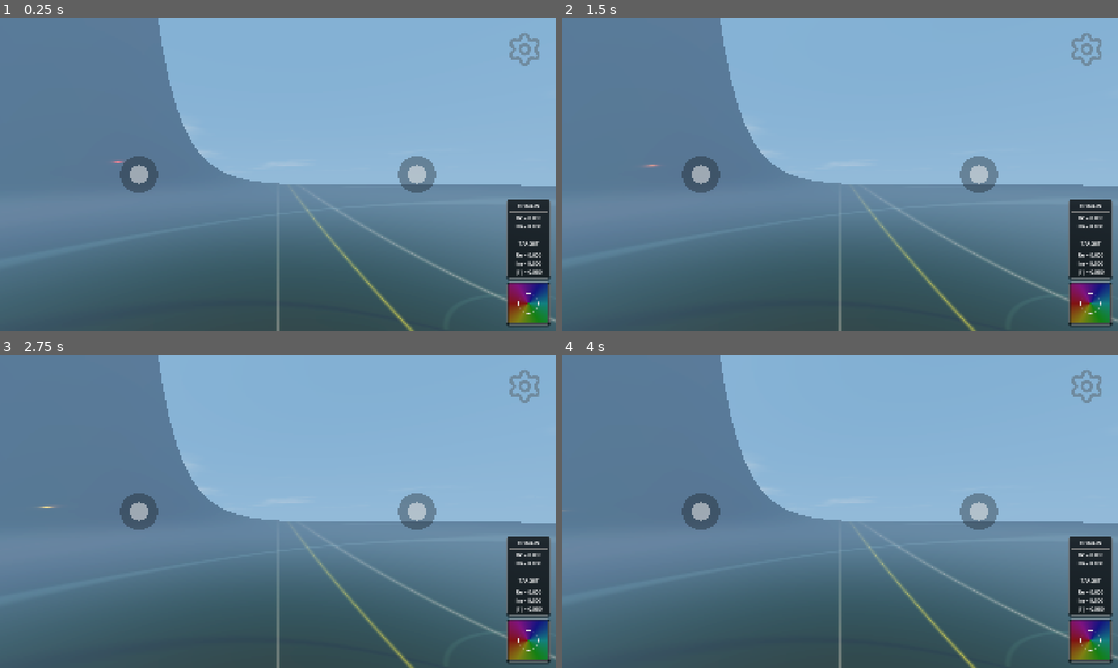
Above: before the commit, frames 1-4 (two rows, left to right).
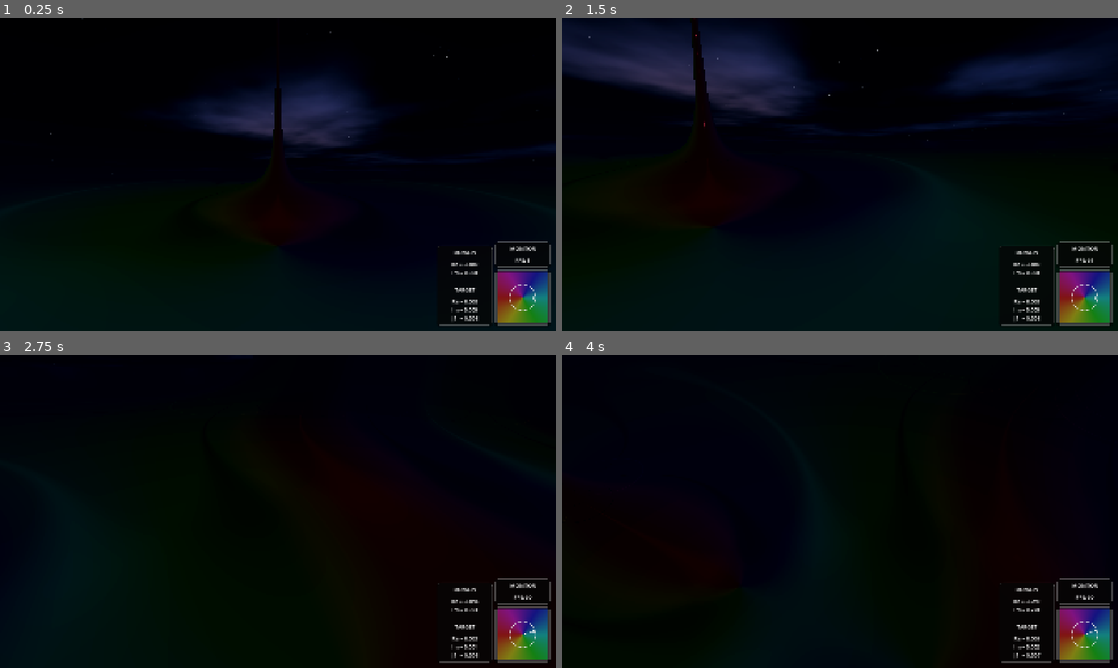
Above: after the commit, the same moments.

Repository: allanino/complex-functions-explorer
Game: Godot game, scene res://core/main.tscn
Same seed, same stepped clock (60 frames per second), same inputs: the game is played once before the commit and once after it.
Inputs (mouse positions are in pixels of both pictures, inside the frame that each line leads up to):
- Up to frame 1 (0.25 s): no input
- Up to frame 2 (1.5 s): tap Enter at 0.5 s; drag from (701, 174) to (895, 105) at 0.52 s; tap Space at 1.25 s; drag from (979, 174) to (812, 237) at 1.27 s
- Up to frame 3 (2.75 s): tap Enter at 2 s; move the mouse to (522, 386) at 2.02 s; hold D (move_right) from 2.03 s (still down); tap C at 2.1 s; click (522, 386) at 2.17 s
- Up to frame 4 (4 s): release D (move_right) at 2.75 s; drag from (812, 574) to (673, 464) at 2.77 s; tap Space at 3.5, 3.77 s; move the mouse to (1006, 558) at 3.52 s; hold A (move_left) from 3.53 s (still down); tap R at 3.6 s

The runs differ from the first frame. In frame 1, 100% of the frame differs, in the area x 0-100%, y 0-100%; in frame 2, 100%; in frame 3, 100%; in frame 4, 100%.
Error before the commit: Parse Error: There is already a variable named "target_pos" declared in this scope. (res://player/player_controller.gd:498)

Commit message:
fix: apply normal offset to camera to prevent sliding
- Reverted horizontal physics offset to eliminate the continuous downhill sliding feedback loop.
- Applied the horizontal normal offset directly to the local `camera.position` so the player visually floats at the correct distance from steep walls (asymptotes) without extraneous movement.
- Kept the vertical projection offset for the physics body to ensure proper height clearance.

Co-authored-by: allanino <5325241+allanino@users.noreply.github.com>

Diff:
--- a/player/player_controller.gd
+++ b/player/player_controller.gd
@@ -447,11 +447,11 @@
 	var normal = ComplexField.get_surface_normal(global_position.x, global_position.z)
 	var offset_dist = scaled_camera_height + height_offset
 
-	var target_pos = Vector3(global_position.x, terrain_h, global_position.z) + normal * offset_dist
-
-	velocity.y = 0.5 * (target_pos.y - global_position.y) / delta
-	velocity.x += 0.5 * (target_pos.x - global_position.x) / delta
-	velocity.z += 0.5 * (target_pos.z - global_position.z) / delta
+	var target_y = terrain_h + offset_dist / max(normal.y, 0.1)
+	velocity.y = 0.5 * (target_y - global_position.y) / delta
+
+	var horizontal_offset = Vector3(normal.x, 0.0, normal.z) * offset_dist
+	camera.position = Vector3(0.0, 1.7, 0.0) + transform.basis.inverse() * horizontal_offset
 
 	if Config.show_curves and Config.show_curves_labels:
 		_curve_label_update_timer += delta
Not shown, changed: plan.md
